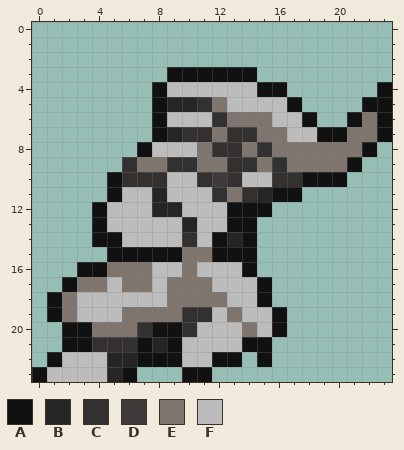
One commit to this pixel-art sprite: images/warframes/frost/frost003.png. The picture above is the old version.
The file is 24x24 pixels.
Palette (. is transparent): A #111111  B #252525  C #333130  D #3f3b3a  E #7e766e  F #bcbcbc
Pixels before, first column x 0:
 3 .........AAAAAA.........
 4 ........AFFFFFFAA......A
 5 ........ABBCEFFFFA....AA
 6 ........AFFFCEEEFFA..AEA
 7 ........ABCCECCEEFFAAEEA
 8 .......AFFFECCECEEEEEEA.
 9 ......CEECCEECCECEEEEA..
10 .....ACCCFFCDCFFCCAAA...
11 .....AFFBFFFCECBAA......
12 ....AFFFBBFFFAAA........
13 ....AFFFFFBFFAA.........
14 ....AAFFFFCFABA.........
15 .....AAAAAEEAAA.........
16 ...AAEEEFFEFFFA.........
17 ..AEEFEEFEEEFFFA........
18 .AEFFFFFFEEEEFFA........
19 .AEFFFEEEECCFEFFA.......
20 ..AAEEECAACFFFEFA.......
21 ..AACCCABAFFFFAA........
22 .AFFFBBAAAFFAA.A........
23 AFFFFBA...AA............
The result:
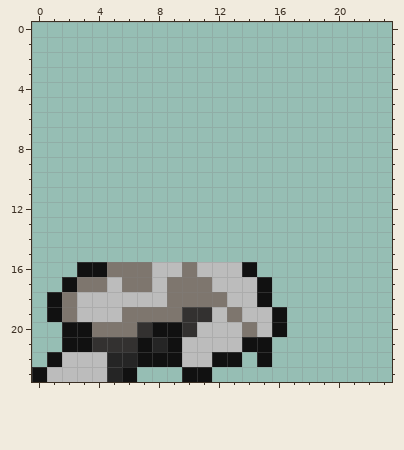
Difference:
The edit erases colour A in row 3 at x 9 to 14; in row 4 at x 8, 15 to 16 and 23; in row 5 at x 8, 17 and 22 to 23; in row 6 at x 8, 18, 21 and 23; in row 7 at x 8, 19 to 20 and 23; in row 8 at x 7 and 22.
The edit erases colour A in row 9 at x 21; in row 10 at x 5 and 18 to 20; in row 11 at x 5 and 16 to 17; in row 12 at x 4 and 13 to 15; in row 13 at x 4 and 13 to 14; in row 14 at x 4 to 5, 12 and 14.
The edit erases colour A in row 15 at x 5 to 9 and 12 to 14.
The edit erases colour B in row 5 at x 9 to 10; in row 7 at x 9; in row 11 at x 8 and 15; in row 12 at x 8 to 9; in row 13 at x 10; in row 14 at x 13.
The edit erases colour C in row 5 at x 11; in row 6 at x 12; in row 7 at x 10 to 11 and 13 to 14; in row 8 at x 12 to 13 and 15; in row 9 at x 6, 9 to 10, 13 to 14 and 16; in row 10 at x 6 to 8, 11, 13 and 16 to 17.
The edit erases colour C in row 11 at x 12 and 14; in row 14 at x 10.
The edit erases colour D in row 10 at x 12.
The edit erases colour E in row 5 at x 12; in row 6 at x 13 to 15 and 22; in row 7 at x 12, 15 to 16 and 21 to 22; in row 8 at x 11, 14 and 16 to 21; in row 9 at x 7 to 8, 11 to 12, 15 and 17 to 20; in row 11 at x 13.
The edit erases colour E in row 15 at x 10 to 11.
The edit erases colour F in row 4 at x 9 to 14; in row 5 at x 13 to 16; in row 6 at x 9 to 11 and 16 to 17; in row 7 at x 17 to 18; in row 8 at x 8 to 10; in row 10 at x 9 to 10 and 14 to 15.
The edit erases colour F in row 11 at x 6 to 7 and 9 to 11; in row 12 at x 5 to 7 and 10 to 12; in row 13 at x 5 to 9 and 11 to 12; in row 14 at x 6 to 9 and 11.
Pixel boxes of the changes (left, top, right, bottom) in both pictures:
erased: (92, 67, 392, 262)
